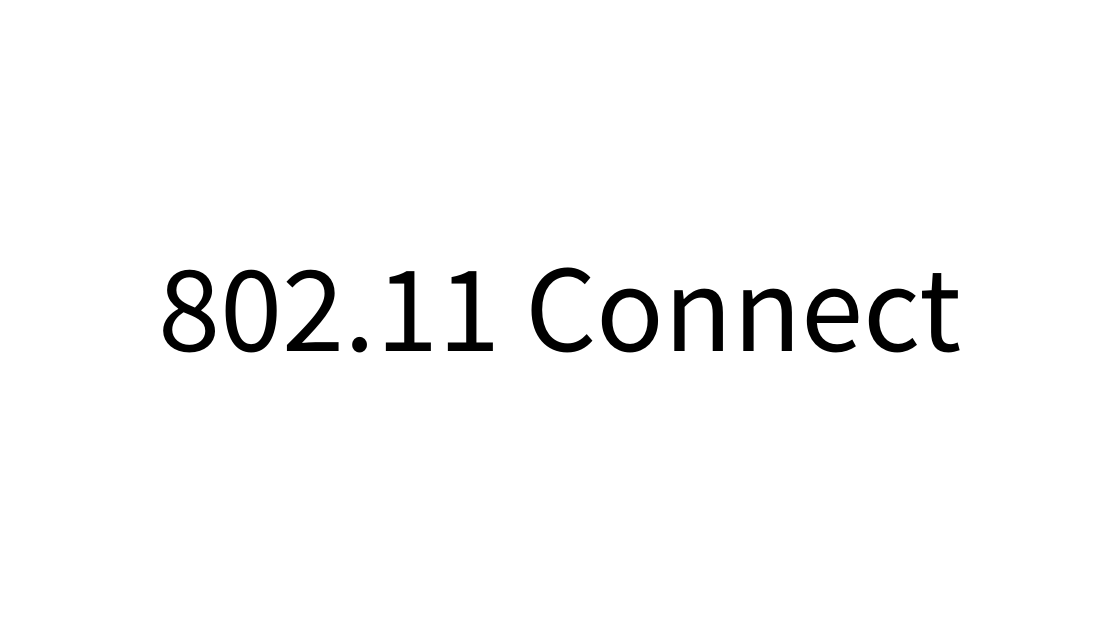
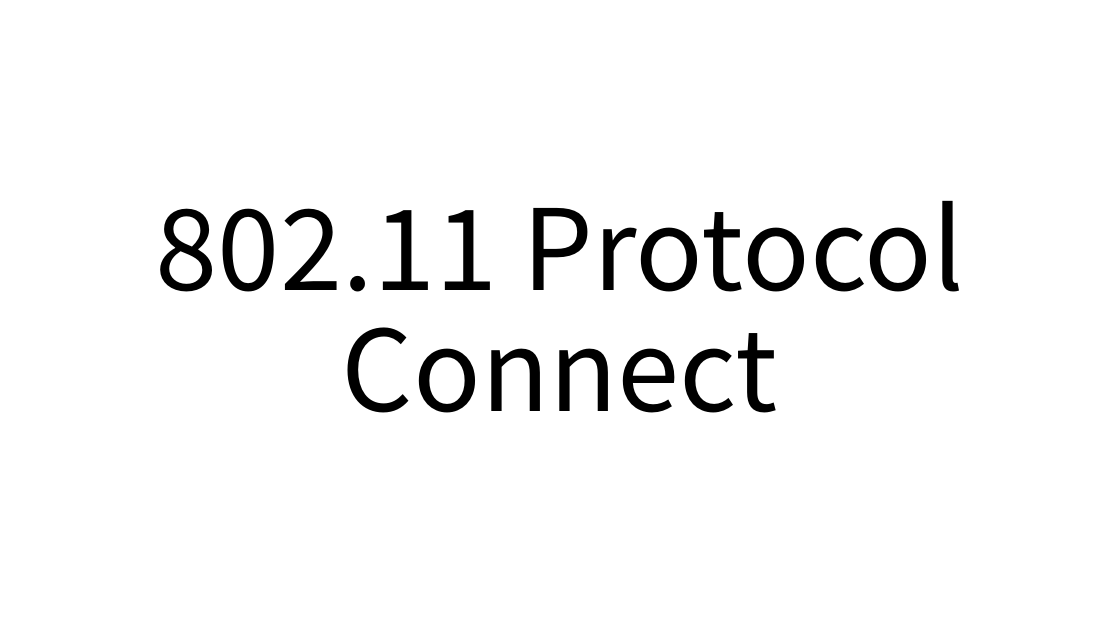
Before and after one commit to gunwooKim-Korea/network-fuzzer, a slide deck: slide 26 of networkfuzzer/Network fuzzer.pptx (slide 2 before the commit). Drawn at 1120x630 pixels with LibreOffice and Linux fonts; fonts in the diff are those of the drawing. Boxes give left, top, right and bottom in pixels: in the first picture for what was removed or moved away, otherwise in the second. Text is boxed around its words. In the diff, an @@ line names an element or a change of style, - is before the commit and + after.

```diff
--- a/networkfuzzer/Network fuzzer.pptx
+++ b/networkfuzzer/Network fuzzer.pptx
@@ title at [156,200,964,413]: text changed @@
-802.11 Connect
+802.11 Protocol Connect
```
Also in this commit, not shown: 12 other slides changed, 38 slides added, 3 slides removed.
